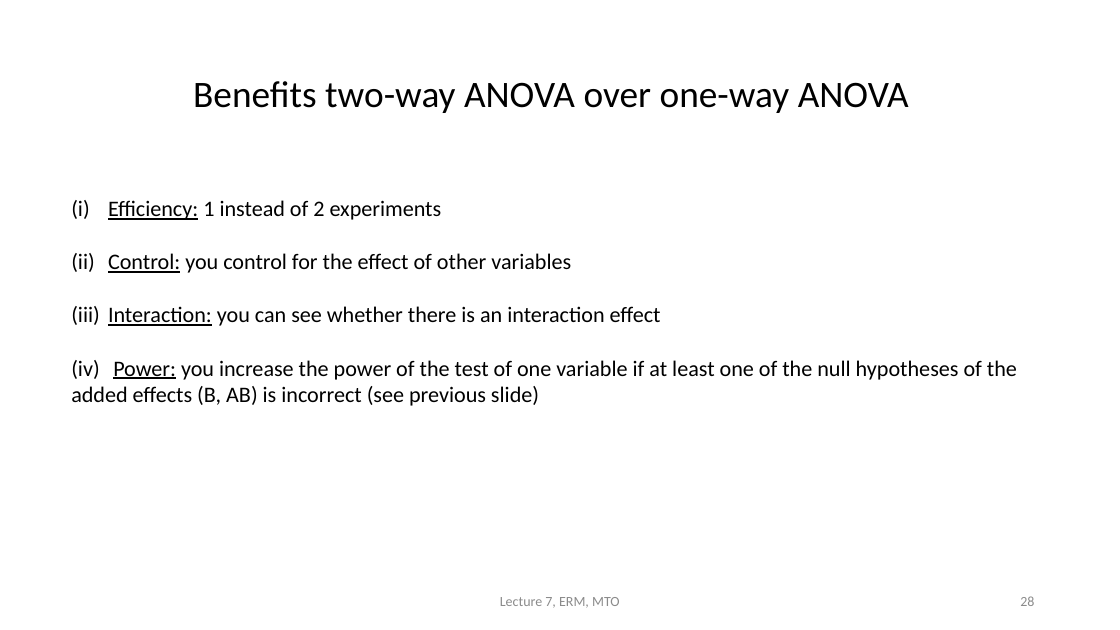
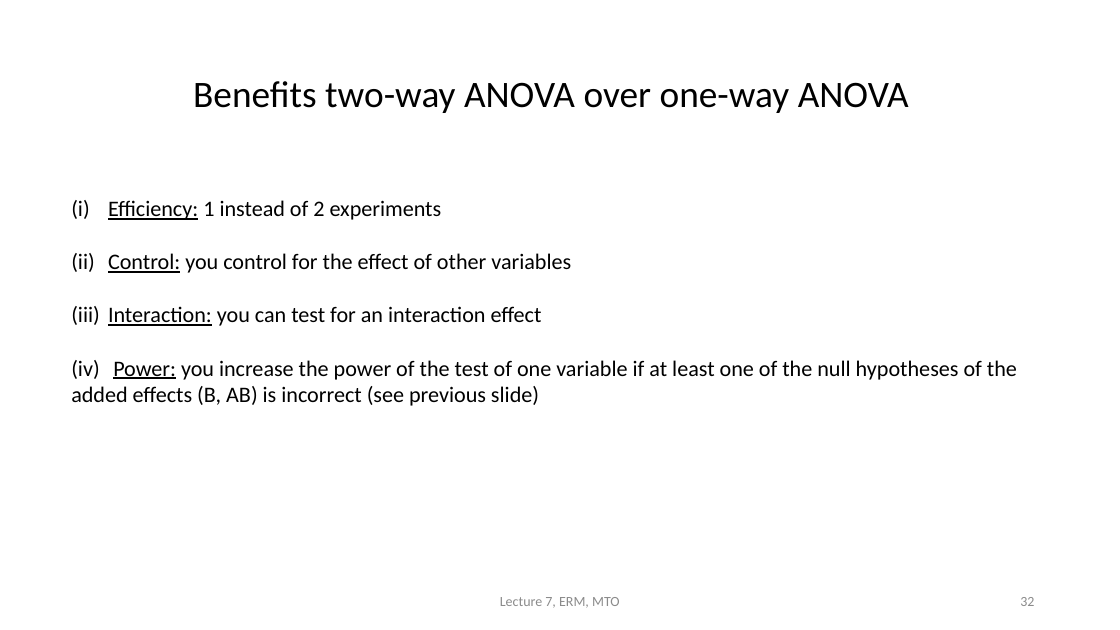
Before and after one commit to cjvanlissa/erm, a slide deck: slide 32 of HC07/HC7_EN.pptx (slide 28 before the commit). Drawn at 1120x630 pixels with LibreOffice and Linux fonts; fonts in the diff are those of the drawing. Boxes give left, top, right and bottom in pixels: in the first picture for what was removed or moved away, otherwise in the second. Text is boxed around its words. In the diff, an @@ line names an element or a change of style, - is before the commit and + after.

```diff
--- a/HC07/HC7_EN.pptx
+++ b/HC07/HC7_EN.pptx
@@ text at (108, 306, 542, 326): text changed @@
-(iii) Interaction: you can see whether there is an interaction effect
+(iii) Interaction: you can test for an interaction effect
@@ page number at (1020, 597, 1034, 606): text changed @@
-28
+32
```
Also in this commit, not shown: 8 other slides changed, 4 slides added, 1 slide removed, 1 other file.
